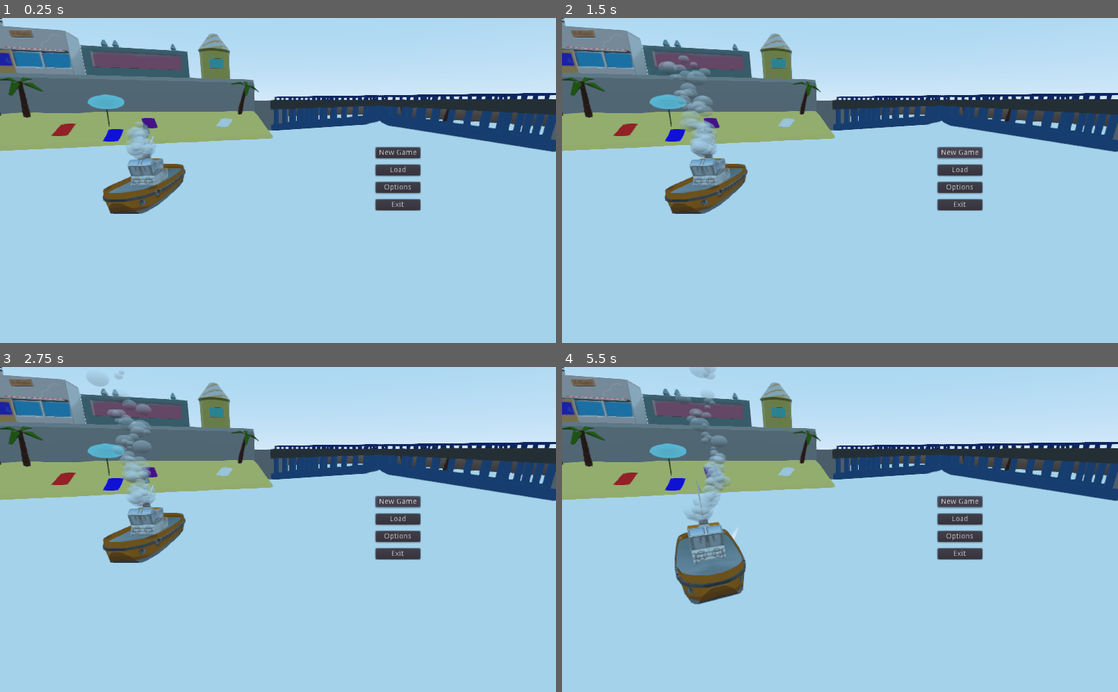
Above: before the commit, frames 1-4 (two rows, left to right).
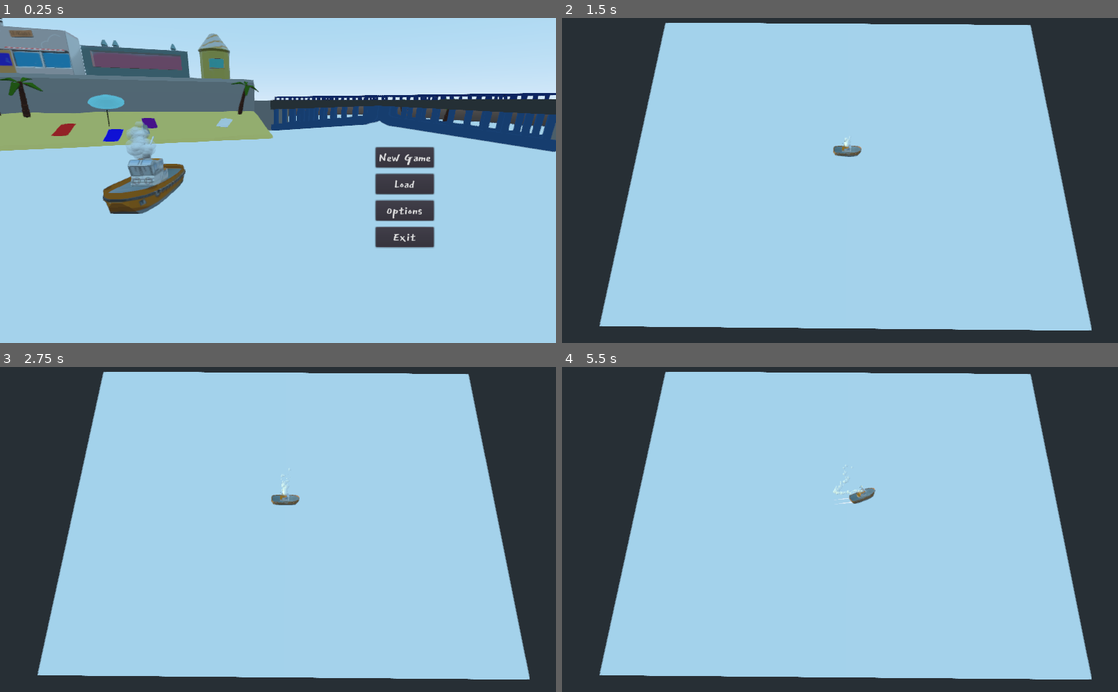
Above: after the commit, the same moments.

Repository: raczynskid/Tugboat
Game: Godot game, scene res://interfaces/main_menu_background.tscn
The game is run twice, just before and just after one commit, with the same random seed, the same clock (stepped at 60 frames per second) and the same inputs. This scene is started directly instead of the project's main scene.
Inputs (mouse positions are in pixels of both pictures, inside the frame that each line leads up to):
- Up to frame 1 (0.25 s): no input
- Up to frame 2 (1.5 s): click "New Game" at 0.5 s; click (962, 154) at 1.25 s, where only the run before the commit has a clickable "New Game"
- Up to frame 3 (2.75 s): tap Enter (ui_accept) at 2, 2.27 s; hold Right (ui_right) from 2.03 s (still down)
- Up to frame 4 (5.5 s): release Right (ui_right) at 2.78 s; hold Down (ui_down) 2.78-3.53 s; tap Enter (ui_accept) at 3.02, 5.27 s; hold Right (ui_right) 3.53-4.28 s; hold Up (ui_up) 4.28-5.03 s; hold Left (ui_left) from 5.03 s (still down)

The runs differ from the first frame. In frame 1, 2.4% of the frame differs, in the area x 67-79%, y 39-71%; in frame 2, 47%; in frame 3, 47%; in frame 4, 48%, in the area x 0-100%, y 0-100%.

Commit message:
base level template, main menu font, new game script

Diff:
--- /dev/null
+++ b/fonts/candy-crayon/candy_crayon.tres
@@ -0,0 +1,4 @@
+[gd_resource type="DynamicFontData" format=2]
+
+[resource]
+font_path = "res://fonts/east-sea-dokdo/EastSeaDokdo-Regular.ttf"
--- /dev/null
+++ b/interfaces/main_menu.gd
@@ -0,0 +1,10 @@
+extends Control
+
+func _ready():
+	pass
+
+func _process(delta):
+	pass
+
+func _on_NewGame_button_up():
+	return get_tree().change_scene("res://levels/LevelTemplate.tscn")
--- a/interfaces/main_menu.tscn
+++ b/interfaces/main_menu.tscn
@@ -1,8 +1,21 @@
-[gd_scene format=2]
+[gd_scene load_steps=5 format=2]
+
+[ext_resource path="res://fonts/east-sea-dokdo/EastSeaDokdo-Regular.ttf" type="DynamicFontData" id=1]
+[ext_resource path="res://interfaces/main_menu.gd" type="Script" id=2]
+
+[sub_resource type="DynamicFont" id=3]
+size = 30
+use_mipmaps = true
+use_filter = true
+font_data = ExtResource( 1 )
+
+[sub_resource type="Theme" id=2]
+default_font = SubResource( 3 )
 
 [node name="MainMenu" type="Control"]
 anchor_right = 1.0
 anchor_bottom = 1.0
+script = ExtResource( 2 )
 __meta__ = {
 "_edit_use_anchors_": false
 }
@@ -17,35 +30,38 @@
 }
 
 [node name="VBoxContainer" type="VBoxContainer" parent="HBoxContainer"]
-margin_right = 82.0
-margin_bottom = 116.0
+margin_right = 107.0
+margin_bottom = 184.0
+theme = SubResource( 2 )
 custom_constants/separation = 12
 
 [node name="NewGame" type="Button" parent="HBoxContainer/VBoxContainer"]
-margin_right = 82.0
-margin_bottom = 20.0
+margin_right = 107.0
+margin_bottom = 37.0
 text = "New Game"
 align = 2
 
 [node name="Load" type="Button" parent="HBoxContainer/VBoxContainer"]
-margin_top = 32.0
-margin_right = 82.0
-margin_bottom = 52.0
+margin_top = 49.0
+margin_right = 107.0
+margin_bottom = 86.0
 text = "Load"
 
 [node name="Options" type="Button" parent="HBoxContainer/VBoxContainer"]
-margin_top = 64.0
-margin_right = 82.0
-margin_bottom = 84.0
+margin_top = 98.0
+margin_right = 107.0
+margin_bottom = 135.0
 text = "Options"
 
 [node name="Exit" type="Button" parent="HBoxContainer/VBoxContainer"]
-margin_top = 96.0
-margin_right = 82.0
-margin_bottom = 116.0
+margin_top = 147.0
+margin_right = 107.0
+margin_bottom = 184.0
 text = "Exit"
 
 [node name="CenterContainer" type="CenterContainer" parent="HBoxContainer"]
-margin_left = 86.0
-margin_right = 86.0
-margin_bottom = 116.0
+margin_left = 111.0
+margin_right = 111.0
+margin_bottom = 184.0
+
+[connection signal="button_up" from="HBoxContainer/VBoxContainer/NewGame" to="." method="_on_NewGame_button_up"]
--- /dev/null
+++ b/levels/LevelTemplate.tscn
@@ -0,0 +1,30 @@
+[gd_scene load_steps=3 format=2]
+
+[ext_resource path="res://world_objects/water.tscn" type="PackedScene" id=1]
+[ext_resource path="res://player_objects/Player.tscn" type="PackedScene" id=2]
+
+[node name="Level" type="Spatial"]
+
+[node name="props" type="Node" parent="."]
+
+[node name="lights" type="Node" parent="."]
+
+[node name="DirectionalLight" type="DirectionalLight" parent="lights"]
+light_color = Color( 0.917647, 0.937255, 0.596078, 1 )
+light_energy = 1.1
+light_indirect_energy = 0.35
+shadow_enabled = true
+
+[node name="cameras" type="Node" parent="."]
+
+[node name="main_camera" type="Camera" parent="cameras"]
+transform = Transform( -0.0107859, -0.731025, 0.682265, 0, 0.682305, 0.731068, -0.999942, 0.00788522, -0.00735926, 103.045, 106.325, 0 )
+keep_aspect = 0
+fov = 32.3
+far = 8192.0
+
+[node name="water" parent="." instance=ExtResource( 1 )]
+transform = Transform( 1, 0, 0, 0, 1, 0, 0, 0, 1, 0, 0, 0 )
+
+[node name="Player" parent="." instance=ExtResource( 2 )]
+transform = Transform( 1, 0, 0, 0, 1, 0, 0, 0, 1, 0, 1.69659, 0 )
Binary file added: fonts/candy-crayon/CandyCrayon - Copy.ttf
Binary file added: fonts/east-sea-dokdo/EastSeaDokdo-Regular.ttf
Not shown, added: fonts/east-sea-dokdo/OFL.txt
Binary file added: fonts/made-of-scars/Cartel dafont-01.png
Not shown, added: fonts/made-of-scars/Cartel dafont-01.png.import
Binary file added: fonts/made-of-scars/Made Of Scars Mac.ttf
Binary file added: fonts/made-of-scars/Made Of Scars.ttf
Not shown, added: fonts/made-of-scars/Readme.txt
